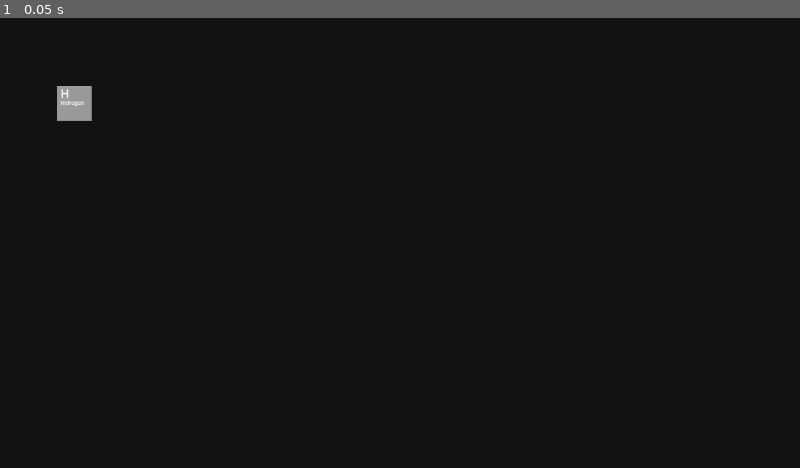
Above: before the commit, frame 1.
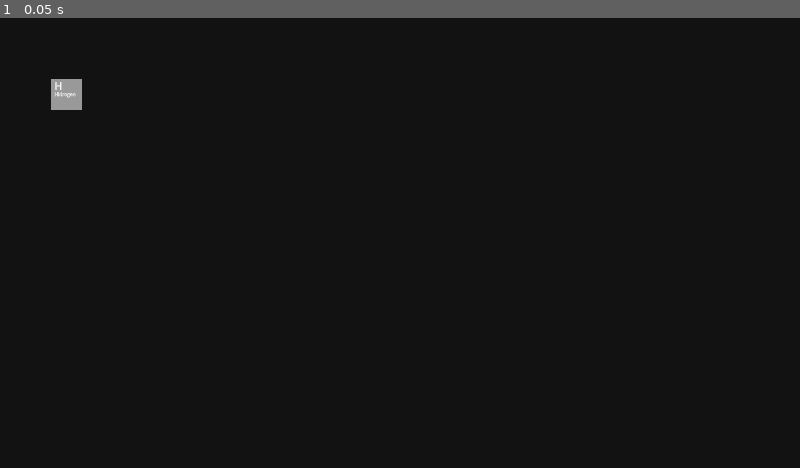
Above: after the commit, the same moment.

Repository: PurpleHamster1/proiect-chimie
Game: Godot game, scene res://main.tscn
The game is run twice, just before and just after one commit, with the same random seed, the same clock (stepped at 60 frames per second) and the same inputs.
Inputs:
- Up to frame 1 (0.05 s): no input

The runs differ from the first frame. In frame 1, 0.3% of the frame differs, in the area x 6-12%, y 13-23%.

Commit message:
test again

Diff:
--- a/project/main.gd
+++ b/project/main.gd
@@ -3,7 +3,7 @@
 
 # Called when the node enters the scene tree for the first time.
 func _ready():
-	get_window().mode = Window.MODE_MAXIMIZED
+	pass
 
 
 # Called every frame. 'delta' is the elapsed time since the previous frame.
--- a/project/project.godot
+++ b/project/project.godot
@@ -17,8 +17,10 @@
 
 [display]
 
-window/stretch/mode="viewport"
-window/stretch/aspect="ignore"
+window/size/viewport_width=1280
+window/size/viewport_height=720
+window/size/mode=3
+window/stretch/mode="canvas_items"
 
 [gui]
 
